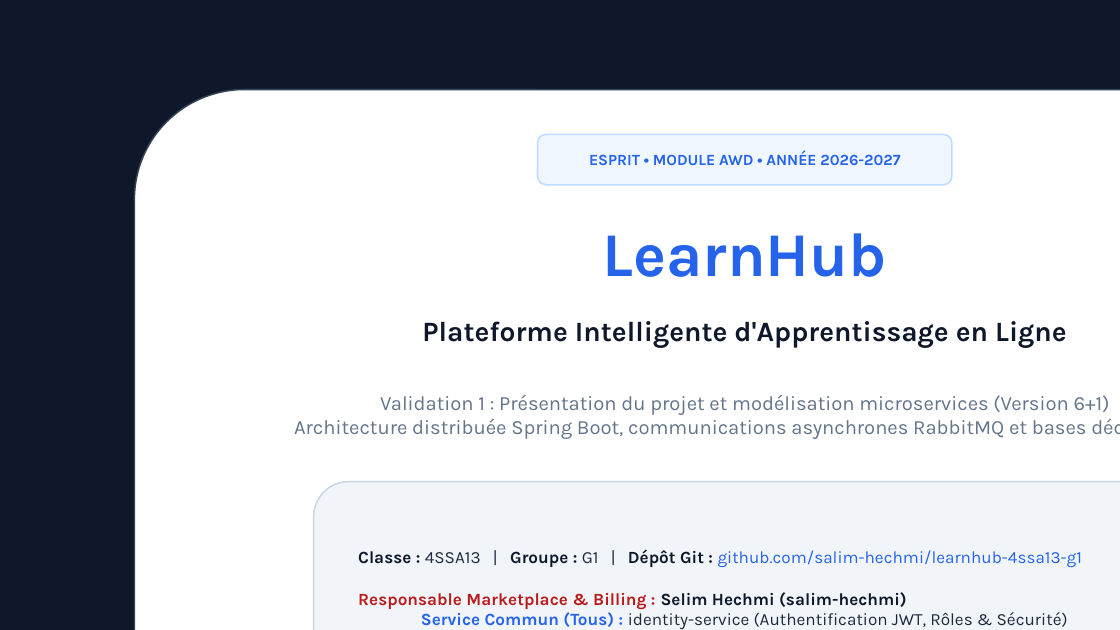
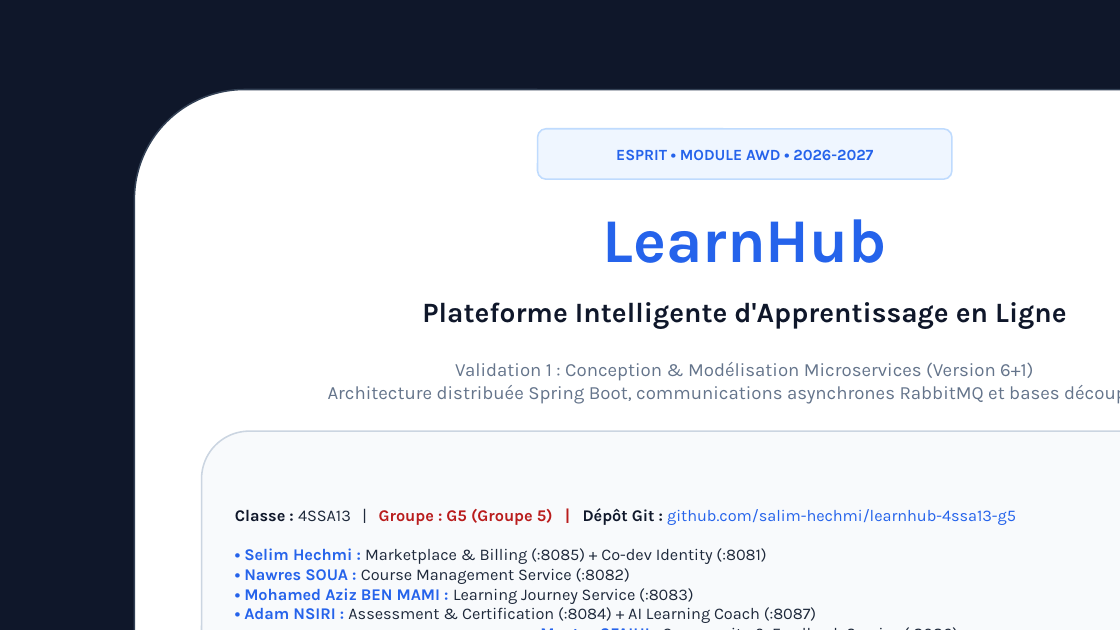
Before and after one commit to salim-hechmi/learnhub-4ssa13-g5, a slide deck: slide 1 of Documentation/Presentation/LearnHub_Presentation_Validation1.pptx. Drawn at 1120x630 pixels with LibreOffice and Linux fonts; fonts in the diff are those of the drawing. Boxes give left, top, right and bottom in pixels: in the first picture for what was removed or moved away, otherwise in the second. Text is boxed around its words. In the diff, an @@ line names an element or a change of style, - is before the commit and + after.

Commit message:
docs: update team members (Nawres SOUA, Aziz BEN MAMI, Adam NSIRI, Mootez SFAIHI) and group to G5

```diff
--- a/Documentation/Presentation/LearnHub_Presentation_Validation1.pptx
+++ b/Documentation/Presentation/LearnHub_Presentation_Validation1.pptx
@@ rounded rectangle: place and size @@
-rounded rectangle at [538, 134, 952, 185]
+rounded rectangle at [538, 129, 952, 179]
@@ text at [616, 149, 873, 160]: text changed @@
-ESPRIT • MODULE AWD • ANNÉE 2026-2027
+ESPRIT • MODULE AWD • 2026-2027
@@ text "LearnHub": place and size @@
-text "LearnHub" at [603, 233, 887, 277]
+text "LearnHub" at [603, 219, 887, 263]
@@ text "Plateforme Intelligente d'Apprentissage en Ligne": place and size @@
-text "Plateforme Intelligente d'Apprentissage en Ligne" at [422, 321, 1067, 348]
+text "Plateforme Intelligente d'Apprentissage en Ligne" at [422, 302, 1067, 328]
@@ text "Validation 1 : Conception & ...": place and size @@
-text "Validation 1 : Conception & ..." at [294, 395, 1110, 439]
+text "Validation 1 : Conception & ..." at [328, 362, 1059, 404]
@@ text at [328, 385, 1059, 404]: size 13 to 12 pt in "Architecture distribuée Spring Boot, communications asynchro ..." @@
@@ text at [455, 362, 1033, 381]: text changed; size 13 to 12 pt @@
-Validation 1 : Présentation du projet et modélisation microservices (Version 6+1)
+Validation 1 : Conception & Modélisation Microservices (Version 6+1)
@@ rounded rectangle: place and size @@
-rounded rectangle at [314, 482, 1120, 630]
+rounded rectangle at [202, 431, 1120, 630]
@@ rounded rectangle at [202, 431, 1120, 630]: fill #F1F5F9 to #F8FAFC @@
@@ text at [235, 508, 1016, 623]: text changed; size 11 to 10.5 pt @@
-Classe : 4SSA13 | Groupe : G1 | Dépôt Git : github.com/salim-hechmi/learnhub-4ssa13-g1
-Responsable Marketplace & Billing : Selim Hechmi (salim-hechmi)
-Service Commun (Tous) : identity-service (Authentification JWT, Rôles & Sécurité)
+Classe : 4SSA13 | Groupe : G5 (Groupe 5) | Dépôt Git : github.com/salim-hechmi/learnhub-4ssa13-g5
+• Selim Hechmi : Marketplace & Billing (:8085) + Co-dev Identity (:8081)
+• Nawres SOUA : Course Management Service (:8082)
+• Mohamed Aziz BEN MAMI : Learning Journey Service (:8083)
+• Adam NSIRI : Assessment & Certification (:8084) + AI Learning Coach (:8087)
+• Mootez SFAIHI : Community & Feedback Service (:8086)
```
Also in this commit, not shown: 7 other slides changed, 9 other files.
